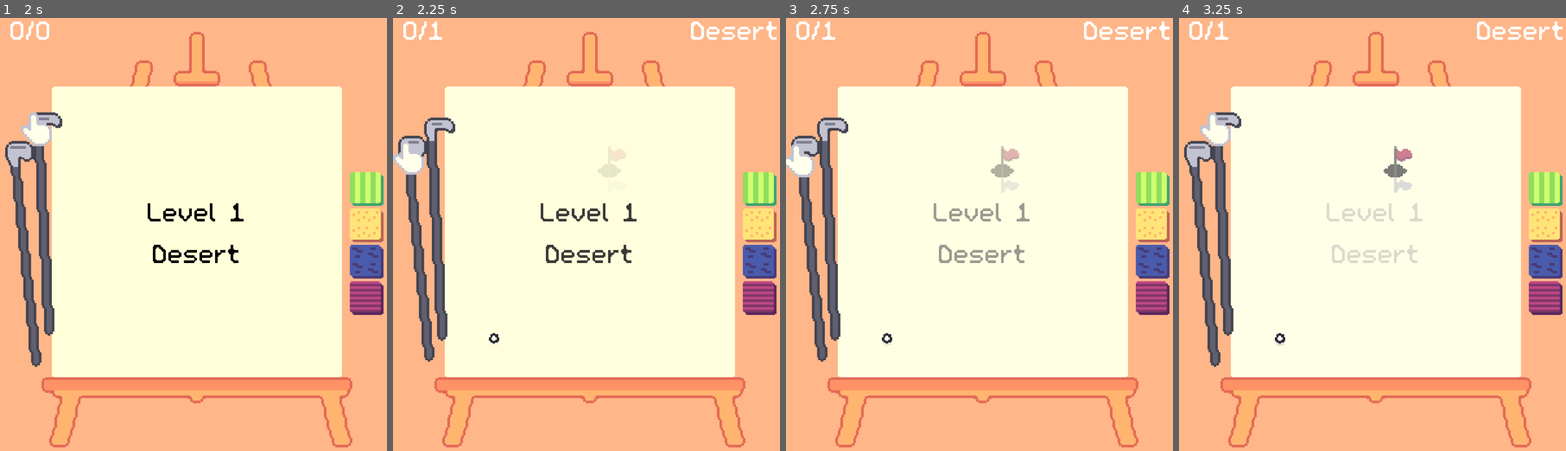
Above: before the commit, frames 1-4 (left to right).
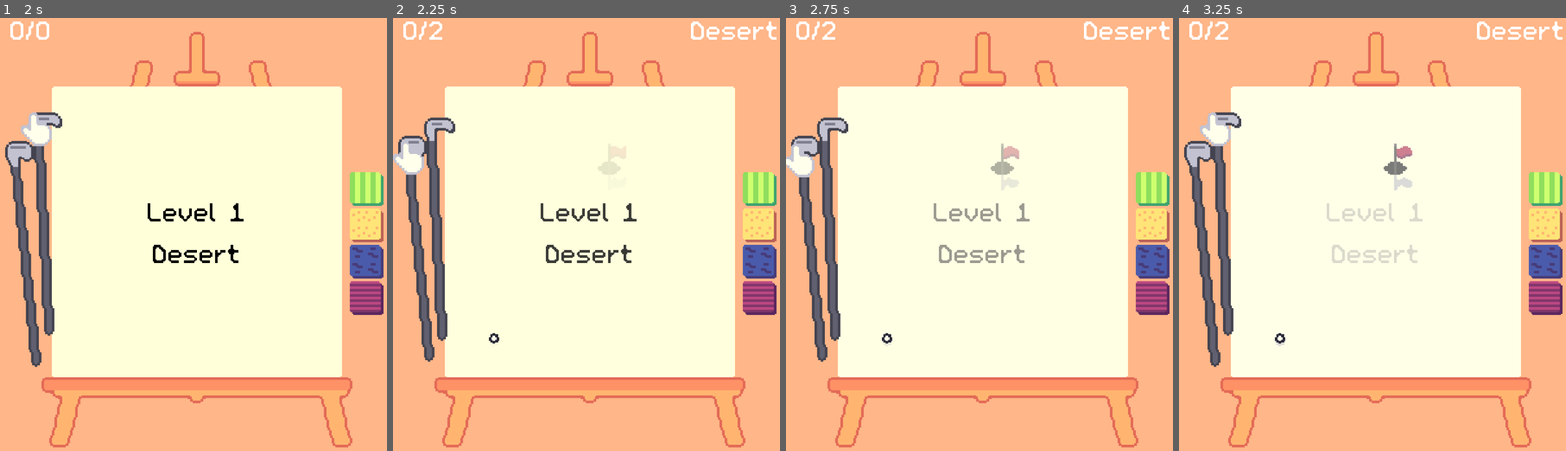
Above: after the commit, the same moments.

Repository: Pojemnik/golfech
Game: Godot game, scene res://scenes/main.tscn
The game is run twice, just before and just after one commit, with the same random seed, the same clock (stepped at 60 frames per second) and the same inputs.
Inputs (mouse positions are in pixels of both pictures, inside the frame that each line leads up to):
- Up to frame 1 (2 s): click (27, 251) at 0.5 s; click (46, 221) at 1.25 s
- Up to frame 2 (2.25 s): click (420, 251) at 2 s
- Up to frame 3 (2.75 s): no input
- Up to frame 4 (3.25 s): click (1225, 221) at 2.75 s

Frame 1 is identical in both runs. In frame 2, 0.1% of the frame differs, in the area x 9-60%, y 0-37%; in frame 3, 0.2%; in frame 4, 0.3%, in the area x 9-61%, y 0-41%.

Commit message:
fix something i dont really know

Diff:
--- a/level_data/level_desert.tres
+++ b/level_data/level_desert.tres
@@ -6,6 +6,6 @@
 [resource]
 script = ExtResource("2_om23m")
 scene = ExtResource("1_vjors")
-hit_count = 1
+hit_count = 2
 name = "Desert"
 metadata/_custom_type_script = "uid://cl52acjotwrwi"
--- a/project.godot
+++ b/project.godot
@@ -40,7 +40,8 @@
 }
 rmb={
 "deadzone": 0.2,
-"events": []
+"events": [Object(InputEventMouseButton,"resource_local_to_scene":false,"resource_name":"","device":-1,"window_id":0,"alt_pressed":false,"shift_pressed":false,"ctrl_pressed":false,"meta_pressed":false,"button_mask":2,"position":Vector2(230, 7),"global_position":Vector2(239, 55),"factor":1.0,"button_index":2,"canceled":false,"pressed":true,"double_click":false,"script":null)
+]
 }
 select_brush={
 "deadzone": 0.2,
--- a/scenes/flag.tscn
+++ b/scenes/flag.tscn
@@ -1,20 +1,124 @@
-[gd_scene load_steps=5 format=3 uid="uid://cdhr8fbix5ilj"]
+[gd_scene load_steps=18 format=3 uid="uid://cdhr8fbix5ilj"]
 
-[ext_resource type="Texture2D" uid="uid://1jiuc0mmdlb2" path="res://tex/flag.png" id="1_l1sgl"]
 [ext_resource type="Script" uid="uid://ddku4xh1mlgxq" path="res://scripts/flag.gd" id="2_32e5v"]
+[ext_resource type="Texture2D" uid="uid://tuip2ha521qi" path="res://tex/flag_animated.png" id="2_q38m2"]
+[ext_resource type="Texture2D" uid="uid://dyi01tag6ndgr" path="res://tex/hole.png" id="2_tjkec"]
 [ext_resource type="AudioStream" uid="uid://jgid1rnr3h58" path="res://sound/flag_final.wav" id="3_q38m2"]
+
+[sub_resource type="AtlasTexture" id="AtlasTexture_s5mf2"]
+atlas = ExtResource("2_q38m2")
+region = Rect2(0, 0, 11, 12)
+
+[sub_resource type="AtlasTexture" id="AtlasTexture_7kq5u"]
+atlas = ExtResource("2_q38m2")
+region = Rect2(11, 0, 11, 12)
+
+[sub_resource type="AtlasTexture" id="AtlasTexture_msxbw"]
+atlas = ExtResource("2_q38m2")
+region = Rect2(22, 0, 11, 12)
+
+[sub_resource type="AtlasTexture" id="AtlasTexture_rjvi2"]
+atlas = ExtResource("2_q38m2")
+region = Rect2(33, 0, 11, 12)
+
+[sub_resource type="AtlasTexture" id="AtlasTexture_df0v8"]
+atlas = ExtResource("2_q38m2")
+region = Rect2(44, 0, 11, 12)
+
+[sub_resource type="SpriteFrames" id="SpriteFrames_df0v8"]
+animations = [{
+"frames": [{
+"duration": 1.0,
+"texture": SubResource("AtlasTexture_s5mf2")
+}, {
+"duration": 1.0,
+"texture": SubResource("AtlasTexture_7kq5u")
+}, {
+"duration": 1.0,
+"texture": SubResource("AtlasTexture_msxbw")
+}, {
+"duration": 1.0,
+"texture": SubResource("AtlasTexture_rjvi2")
+}, {
+"duration": 1.0,
+"texture": SubResource("AtlasTexture_df0v8")
+}],
+"loop": true,
+"name": &"default",
+"speed": 8.0
+}]
+
+[sub_resource type="AtlasTexture" id="AtlasTexture_mir1r"]
+atlas = ExtResource("2_q38m2")
+region = Rect2(0, 12, 11, 6)
+
+[sub_resource type="AtlasTexture" id="AtlasTexture_aofb0"]
+atlas = ExtResource("2_q38m2")
+region = Rect2(11, 12, 11, 6)
+
+[sub_resource type="AtlasTexture" id="AtlasTexture_suq27"]
+atlas = ExtResource("2_q38m2")
+region = Rect2(22, 12, 11, 6)
+
+[sub_resource type="AtlasTexture" id="AtlasTexture_s6cpg"]
+atlas = ExtResource("2_q38m2")
+region = Rect2(33, 12, 11, 6)
+
+[sub_resource type="AtlasTexture" id="AtlasTexture_qfyfp"]
+atlas = ExtResource("2_q38m2")
+region = Rect2(44, 12, 11, 6)
+
+[sub_resource type="SpriteFrames" id="SpriteFrames_py37q"]
+animations = [{
+"frames": [{
+"duration": 1.0,
+"texture": SubResource("AtlasTexture_mir1r")
+}, {
+"duration": 1.0,
+"texture": SubResource("AtlasTexture_aofb0")
+}, {
+"duration": 1.0,
+"texture": SubResource("AtlasTexture_suq27")
+}, {
+"duration": 1.0,
+"texture": SubResource("AtlasTexture_s6cpg")
+}, {
+"duration": 1.0,
+"texture": SubResource("AtlasTexture_qfyfp")
+}],
+"loop": true,
+"name": &"default",
+"speed": 8.0
+}]
 
 [sub_resource type="CircleShape2D" id="CircleShape2D_jfjt6"]
 
 [node name="Flag" type="Area2D" groups=["flag"]]
 script = ExtResource("2_32e5v")
 
-[node name="Sprite" type="Sprite2D" parent="."]
+[node name="Hole" type="Sprite2D" parent="."]
 texture_filter = 1
-texture = ExtResource("1_l1sgl")
+position = Vector2(-1, -1)
+texture = ExtResource("2_tjkec")
+offset = Vector2(0.5, 0.5)
+
+[node name="Sprite" type="AnimatedSprite2D" parent="."]
+texture_filter = 1
+position = Vector2(0, -4)
+sprite_frames = SubResource("SpriteFrames_df0v8")
+autoplay = "default"
+frame_progress = 0.50496894
+offset = Vector2(0.5, 0)
+
+[node name="Sprite2" type="AnimatedSprite2D" parent="."]
+texture_filter = 1
+position = Vector2(0, 5)
+sprite_frames = SubResource("SpriteFrames_py37q")
+autoplay = "default"
 offset = Vector2(0.5, 0)
 
 [node name="CollisionShape2D" type="CollisionShape2D" parent="."]
+position = Vector2(-0.5, -0.5)
 scale = Vector2(0.3, 0.3)
 shape = SubResource("CircleShape2D_jfjt6")
 
--- /dev/null
+++ b/scenes/sand_particles.gd
@@ -0,0 +1,4 @@
+extends CPUParticles2D
+
+func _ready() -> void:
+	emitting = true
--- a/scenes/sand_particles.tscn
+++ b/scenes/sand_particles.tscn
@@ -1,34 +1,28 @@
-[gd_scene load_steps=6 format=3 uid="uid://b4gn6gsyd4xes"]
+[gd_scene load_steps=4 format=3 uid="uid://b4gn6gsyd4xes"]
+
+[ext_resource type="Script" uid="uid://b2lmimwh621kr" path="res://scenes/sand_particles.gd" id="1_3tg0v"]
 
 [sub_resource type="Gradient" id="Gradient_eew57"]
 offsets = PackedFloat32Array(0)
-colors = PackedColorArray(0.76, 0.70933336, 0, 1)
+colors = PackedColorArray(1, 0.72156864, 0.44313726, 1)
 
 [sub_resource type="GradientTexture1D" id="GradientTexture1D_jj7gd"]
 gradient = SubResource("Gradient_eew57")
 width = 1
 
-[sub_resource type="Curve" id="Curve_eew57"]
-_data = [Vector2(0, 1), 0.0, 0.0, 0, 0, Vector2(1, 0.34839112), 0.0, 0.0, 0, 0]
-point_count = 2
-
-[sub_resource type="CurveTexture" id="CurveTexture_jj7gd"]
-curve = SubResource("Curve_eew57")
-
-[sub_resource type="ParticleProcessMaterial" id="ParticleProcessMaterial_fwo8l"]
-particle_flag_disable_z = true
-direction = Vector3(0, -1, 0)
-spread = 50.0
-initial_velocity_min = 10.0
-initial_velocity_max = 20.0
-gravity = Vector3(0, 25, 0)
-scale_curve = SubResource("CurveTexture_jj7gd")
-
-[node name="SandParticles" type="GPUParticles2D"]
-amount = 12
+[node name="SandParticles" type="CPUParticles2D"]
+emitting = false
+amount = 60
 texture = SubResource("GradientTexture1D_jj7gd")
-lifetime = 0.6
-explosiveness = 0.2
-process_material = SubResource("ParticleProcessMaterial_fwo8l")
+lifetime = 0.4
+one_shot = true
+explosiveness = 0.6
+randomness = 1.0
+lifetime_randomness = 0.82
+direction = Vector2(0, -1)
+gravity = Vector2(0, 300)
+initial_velocity_min = 17.99
+initial_velocity_max = 70.65
+script = ExtResource("1_3tg0v")
 
 [connection signal="finished" from="." to="." method="_on_finished"]
--- a/scripts/bunker.gd
+++ b/scripts/bunker.gd
@@ -7,7 +7,7 @@
 const FADE_IN_TIME := 0.2
 const FADE_OUT_TIME := 0.2
 
-var particles_instance: GPUParticles2D;
+var particles_instance: CPUParticles2D;
 var current_body: Node2D;
 
 func _on_body_entered(body: Node2D) -> void:
--- a/scripts/flag.gd
+++ b/scripts/flag.gd
@@ -1,5 +1,44 @@
 extends Area2D
 
+func _ready() -> void:
+	GameManager.reached_move_max.connect(disapear)
+	GameManager.restarted_level.connect(appear)
+
+var t = 0.3
+
+func disapear():
+	var tween = get_tree().create_tween()
+	tween.tween_property($Sprite, "modulate", Color.TRANSPARENT, t)
+	tween.set_parallel(true)
+	tween.tween_property($Sprite, "position", Vector2(0.0, -10.0), t)
+	tween.set_trans(Tween.TRANS_QUAD)
+	tween.set_ease(Tween.EASE_IN)
+
+	var tween2 = get_tree().create_tween()
+	tween2.tween_property($Sprite2, "modulate", Color.TRANSPARENT, t)
+	tween2.set_parallel(true)
+	tween2.tween_property($Sprite2, "position", Vector2(0.0, 11.0), t)
+	tween2.set_trans(Tween.TRANS_QUAD)
+	tween2.set_ease(Tween.EASE_IN)
+
+func appear():
+	var tween = get_tree().create_tween()
+	tween.tween_property($Sprite, "modulate", Color.WHITE, t)
+	tween.set_parallel(true)
+	tween.tween_property($Sprite, "position", Vector2(0.0, -4.0), t)
+	tween.set_trans(Tween.TRANS_QUAD)
+	tween.set_ease(Tween.EASE_IN)
+
+	var tween2 = get_tree().create_tween()
+	tween2.tween_property($Sprite2, "modulate", Color.WHITE, t)
+	tween2.set_parallel(true)
+	tween2.tween_property($Sprite2, "position", Vector2(0.0, 5.0), t)
+	tween2.set_trans(Tween.TRANS_QUAD)
+	tween2.set_ease(Tween.EASE_IN)
+
+#func _process(delta: float) -> void:
+	#if Input.is_action_just_pressed("rmb"):
+		#disapear()
 
 func _on_body_entered(body: Node2D) -> void:
 	if body.is_in_group("ball"):
--- a/scripts/game_manager.gd
+++ b/scripts/game_manager.gd
@@ -8,11 +8,17 @@
 signal level_finished;
 signal start_level(max_hit_count: int);
 signal flag_reached_without_finish;
+signal reached_move_max
+signal restarted_level
 
 
 func set_hit_count(count: int):
 	current_hit_count = count;
 	hit_count_set.emit(current_hit_count);
+	if current_hit_count == 0:
+		restarted_level.emit()
+	if current_hit_count >= max_hit_count:
+		reached_move_max.emit()
 
 
 func on_flag_reached():
Not shown, added: scenes/sand_particles.gd.uid
Binary file added: tex/flag_animated.png
Not shown, added: tex/flag_animated.png.import
Binary file added: tex/hole.png
Not shown, added: tex/hole.png.import
